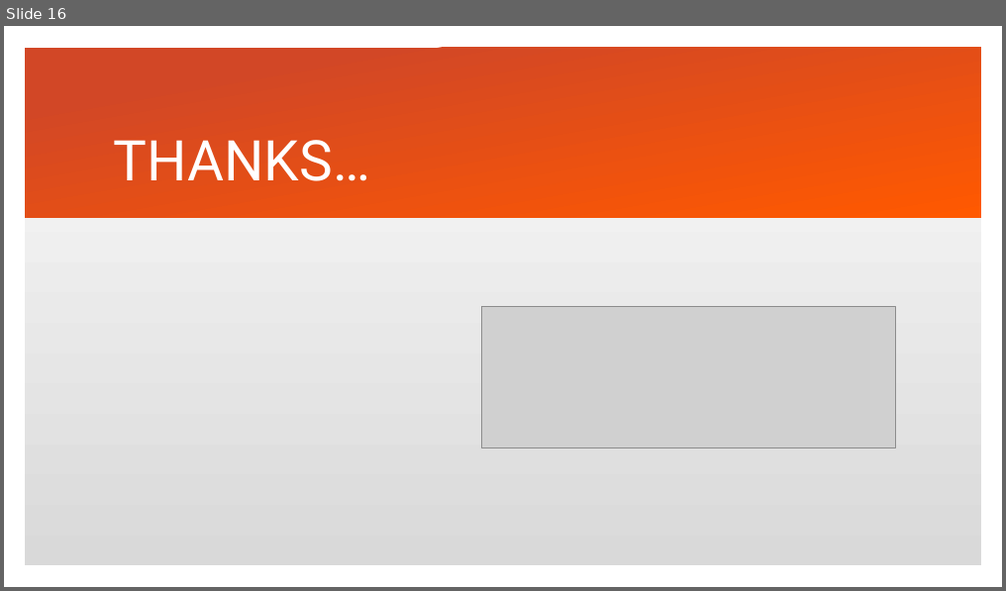
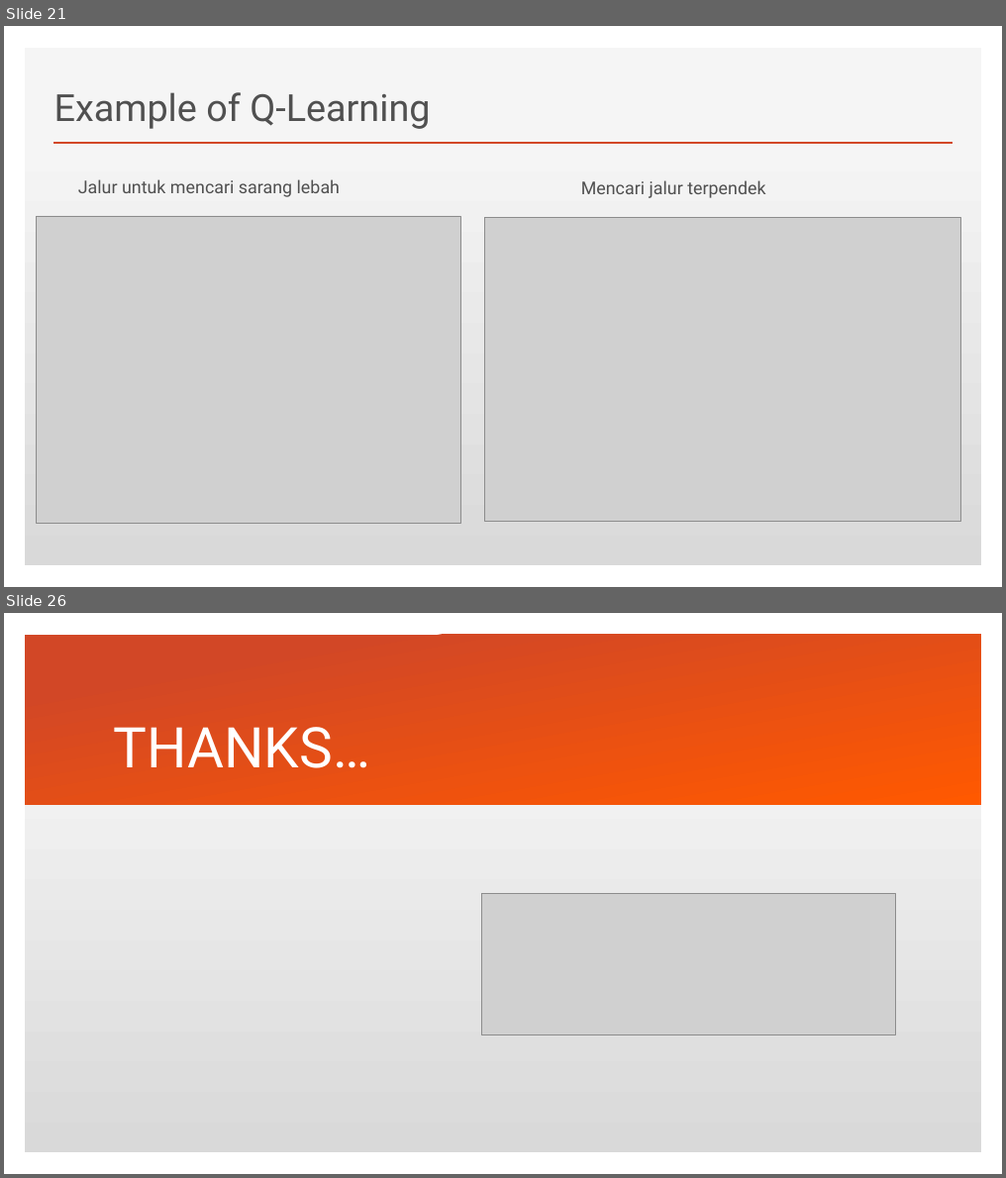
Before and after one commit to csh3l3-2017b/0b-sharing-is-caring-team_i_reinforcement_learning, a slide deck: Presentasi Kelompok Tommy.pptx. Shown one above the other, each under a label of ours: slide 16 before the commit, slides 21 and 26 after it; the slides between them are not shown. The pictures are 1006x591 and 1006x1178 pixels, drawn with LibreOffice and Linux fonts; fonts in the diff are those of the drawing; grey boxes stand for pictures. Boxes give left, top, right and bottom in pixels: in the first picture for what was removed or moved away, otherwise in the second. Text is boxed around its words. In the diff, an @@ line names an element or a change of style, - is before the commit and + after.

```diff
--- a/Presentasi Kelompok Tommy.pptx
+++ b/Presentasi Kelompok Tommy.pptx
@@ slide 21 added at box(4, 26, 1002, 587), background #FFFFFF; not listed: 2 template elements that a slide beside it also shows @@
@@ title added at box(54, 92, 430, 129), 36 pt, text #505050 @@
+Example of Q-Learning
@@ line added from (54, 143) to (952, 143), #D24726 2 pt @@
@@ text added at box(57, 179, 295, 197), 17 pt, text #505050 @@
+Click to edit Master text styles
@@ text added at box(78, 179, 234, 193), 17 pt, text #505050 @@
+Jalur untuk mencari sarang lebah
@@ text added at box(581, 180, 765, 198), 17 pt, text #505050 @@
+Mencari jalur terpendek
@@ picture added at box(37, 216, 460, 523) @@
@@ picture added at box(484, 218, 961, 521) @@
@@ what was slide 16 is now slide 26 @@
```
Also in this commit, not shown: 1 slide changed, 10 other slides added, 1 slide removed, 3 other files.
